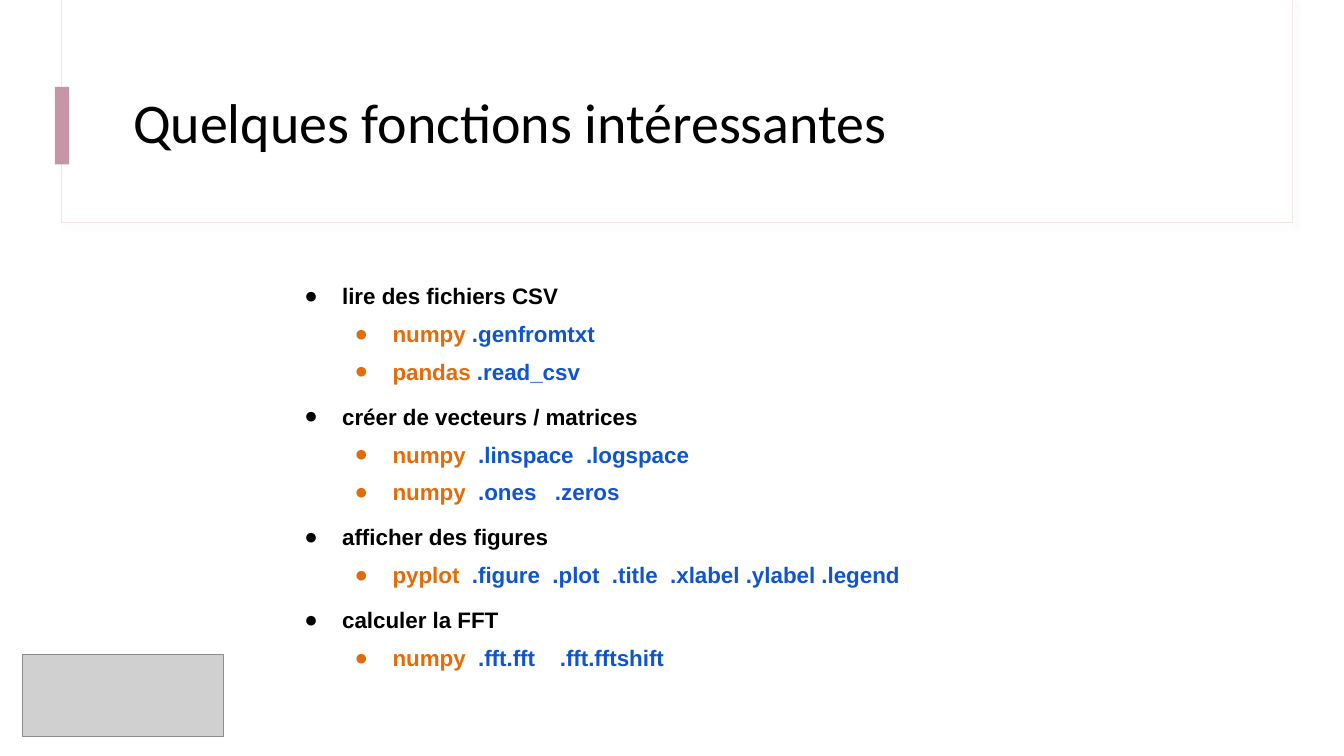
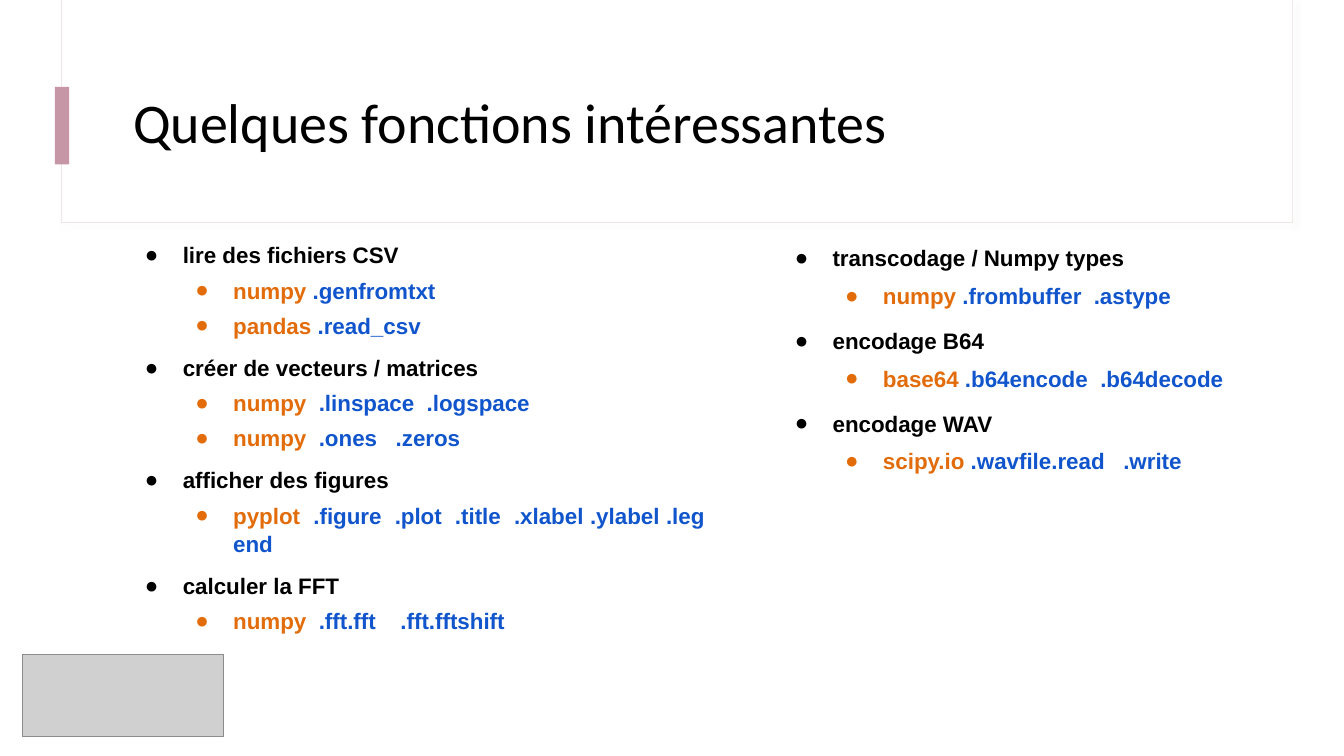
Before and after one commit to IOGS-Digital-Methods/semester-5, a slide deck: slide 9 of ONIP/onip_b3_traitement_1D/B3_0_Deroulement.pptx (slide 8 before the commit). Drawn at 1344x756 pixels with LibreOffice and Linux fonts; fonts in the diff are those of the drawing; grey boxes stand for pictures. Boxes give left, top, right and bottom in pixels: in the first picture for what was removed or moved away, otherwise in the second. Text is boxed around its words. In the diff, an @@ line names an element or a change of style, - is before the commit and + after.

```diff
--- a/ONIP/onip_b3_traitement_1D/B3_0_Deroulement.pptx
+++ b/ONIP/onip_b3_traitement_1D/B3_0_Deroulement.pptx
@@ text "lire des fichiers CSV": place and size @@
-text "lire des fichiers CSV" at (342, 287, 899, 671)
+text "lire des fichiers CSV" at (183, 246, 659, 634)
@@ text "lire des fichiers CSV" at (183, 246, 659, 634): line spacing 1.15 to 1.05 @@
@@ text added at (833, 249, 1223, 474), 16 pt, text #1155CC, bold @@
+● transcodage / Numpy types
+  ● numpy .frombuffer .astype
+● encodage B64
+  ● base64 .b64encode .b64decode
+● encodage WAV
+  ● scipy.io .wavfile.read .write
```
Also in this commit, not shown: 2 other slides changed, 1 slide added, 26 other files.
